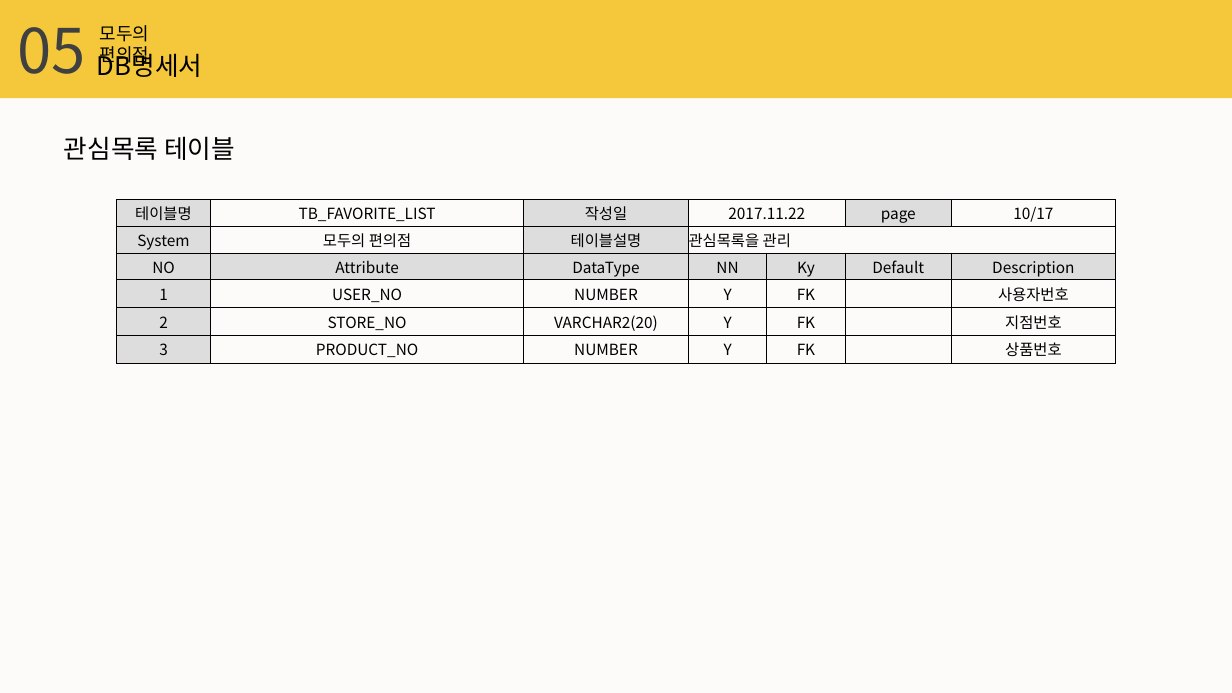
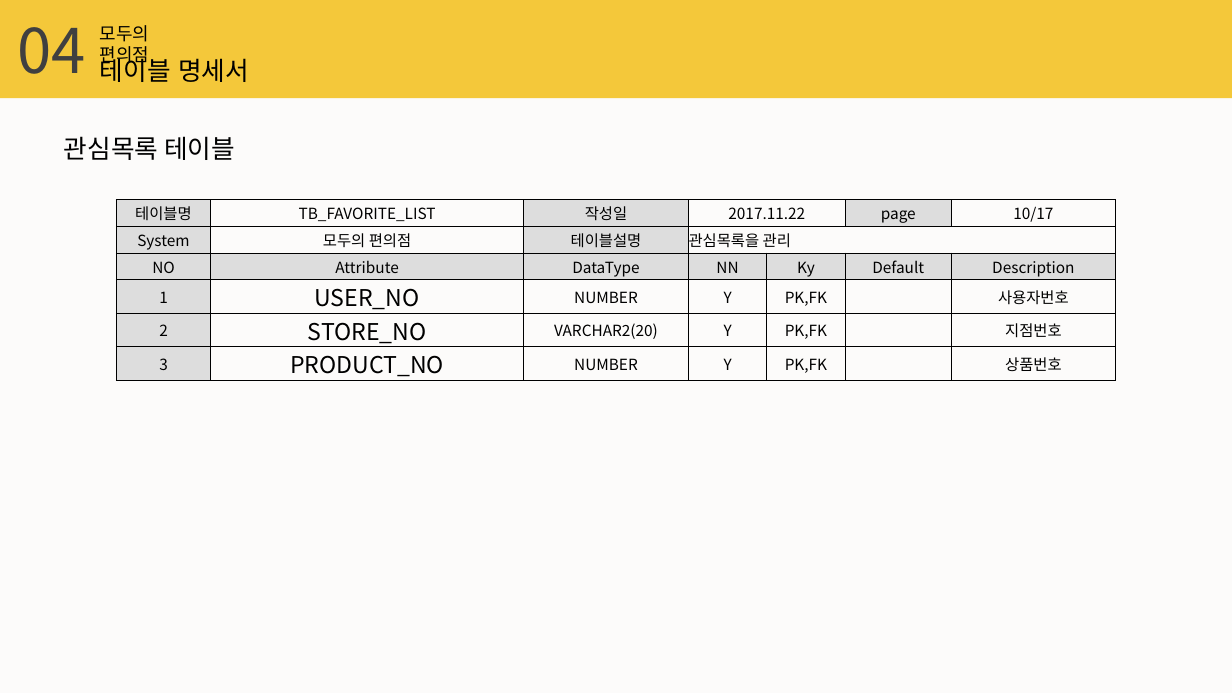
Before and after one commit to hwanghyohyuk/KHFinalProject, a slide deck: slide 26 of 제출문서/DB설계보고서/편리하조_DB설계보고서.pptx. Drawn at 1232x693 pixels with LibreOffice and Linux fonts; fonts in the diff are those of the drawing. Boxes give left, top, right and bottom in pixels: in the first picture for what was removed or moved away, otherwise in the second. Text is boxed around its words. In the diff, an @@ line names an element or a change of style, - is before the commit and + after.

```diff
--- a/제출문서/DB설계보고서/편리하조_DB설계보고서.pptx
+++ b/제출문서/DB설계보고서/편리하조_DB설계보고서.pptx
@@ text at bbox=[17, 27, 85, 74]: text changed @@
-05
+04
@@ text removed at bbox=[97, 48, 202, 77] @@
-DB명세서
@@ text added at bbox=[100, 54, 249, 82], 20 pt, text #000000 @@
+테이블 명세서
@@ table at bbox=[116, 200, 1117, 381] @@
-row 4, column 5: FK
+row 4, column 5: PK,FK
-row 5, column 5: FK
+row 5, column 5: PK,FK
-row 6, column 5: FK
+row 6, column 5: PK,FK
@@ size 12 to 18 pt in "USER_NO", "STORE_NO", "PRODUCT_NO" @@
```
Also in this commit, not shown: 26 other slides changed, 2 other files.
